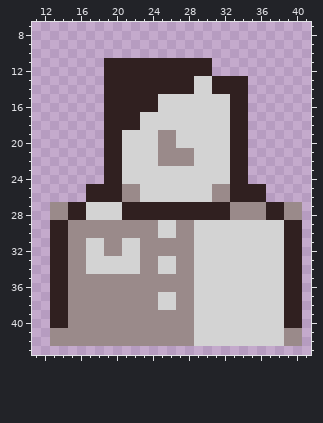
Two states of a pixel-art sprite, images/about.png. The picture above was drawn from the file before the commit.
The file is 53x53 pixels. Shown: x 11..41, y 7..43.
And afterwards:
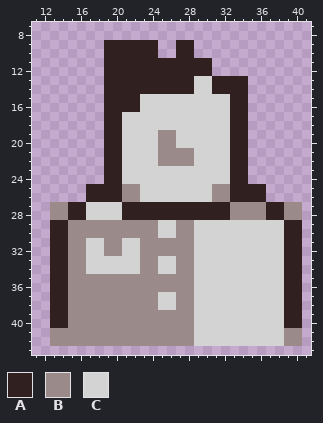
Palette (. is transparent): A #302020  B #9a8a8a  C #d3d3d3
Diff:
The author put colour A in rows 9 to 10 at x 19 to 24 and 27 to 28.
Colour A becomes colour C in rows 15 to 16 at x 23 to 24; in rows 17 to 18 at x 21 to 22.
